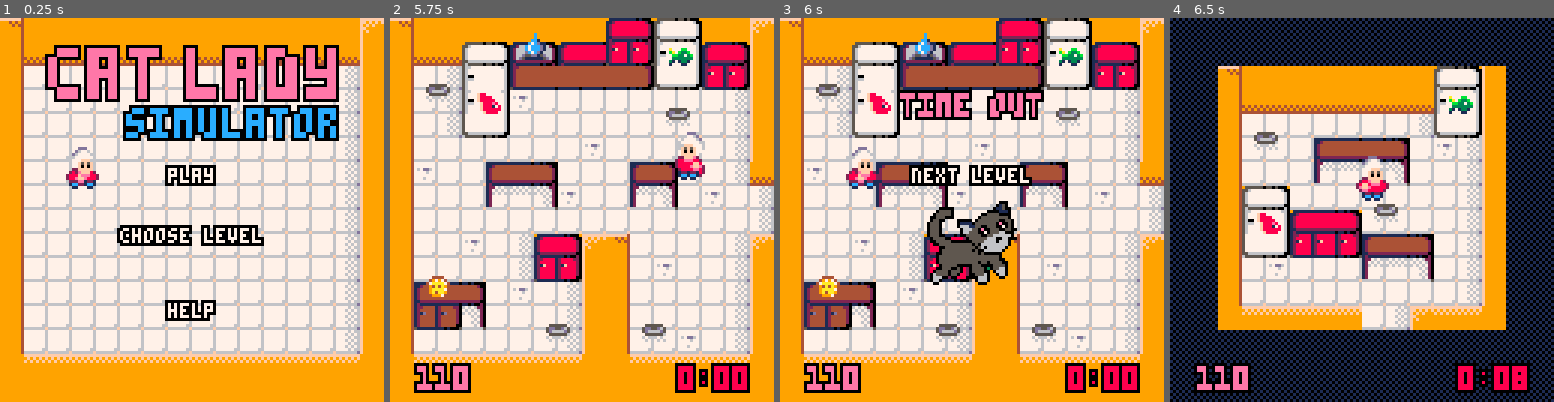
Above: before the commit, frames 1-4 (left to right).
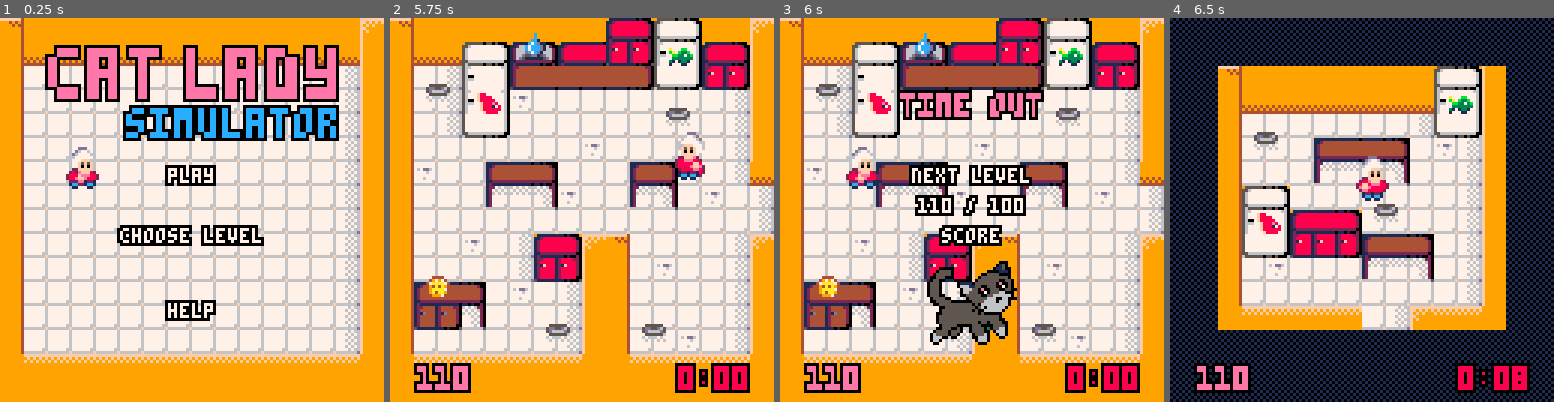
Above: after the commit, the same moments.

Repository: escargames/Cat-Lady-Simulator
Game: PICO-8 cartridge catlady.p8
The game is run twice, just before and just after one commit, with the same random seed, the same clock (stepped at 60 frames per second) and the same inputs.
Inputs:
- Up to frame 1 (0.25 s): no input
- Up to frame 2 (5.75 s): tap X (X key) at 0.33, 1.07, 1.85, 2.97, 4.08, 5.2 s; tap O (Z key) at 0.7, 1.7, 2.1, 2.5, 2.9, 3.3, 3.7, 4.1, 4.5, 4.9, 5.3, 5.7 s; hold Right 1.6-2.1 s; hold Up 2.15-2.42 s; hold Right 2.47-3.03 s; hold Left 3.08-3.58 s; hold Down 3.63-3.97 s; hold Right 4.02-4.68 s; hold Up 4.73-5.03 s; hold Left 5.08-5.68 s; hold Down from 5.73 s (still down)
- Up to frame 3 (6 s): keep holding Down
- Up to frame 4 (6.5 s): release Down at 6.03 s; hold Right from 6.08 s (still down); tap O (Z key) at 6.1 s; tap X (X key) at 6.32 s

Frames 1-2 are identical in both runs. In frame 3, 6.6% of the frame differs, in the area x 35-65%, y 46-86%; in frame 4, nothing differs.

Commit message:
Help and pause improved

Diff:
--- a/catlady.p8
+++ b/catlady.p8
@@ -687,10 +687,12 @@
 
 function draw_pause()
     csprint("time out", 25, 9, 14)
+    cprint("score", 70, 7)
+    cprint(tostr(score).." / "..tostr(desc.fscoremin), 60, 7)
     if score >= desc.fscoremin then
         palt(11,true)
         palt(0,false)
-        spr(12, 48, 60, 4, 4)
+        spr(12, 48, 80, 4, 4)
         palt()
 
         if level == flevel then
@@ -755,8 +757,9 @@
         cosprint("fish", 82, 4, 6, 7)
         cosprint("water", 12*8, 22, 6, 7)
         cosprint("cookie", 30, 62, 6, 7)
-        csprint("feed the cat by", 110, 6, 7)
-        csprint("pressing 🅾️ near a bowl", 118, 6, 7)
+        csprint("feed the cat", 102, 6, 14)
+        csprint("press 🅾️ near a bowl", 110, 6, 7)
+        csprint("press ❎ to throw away", 118, 6, 7)
     end
 end
 
